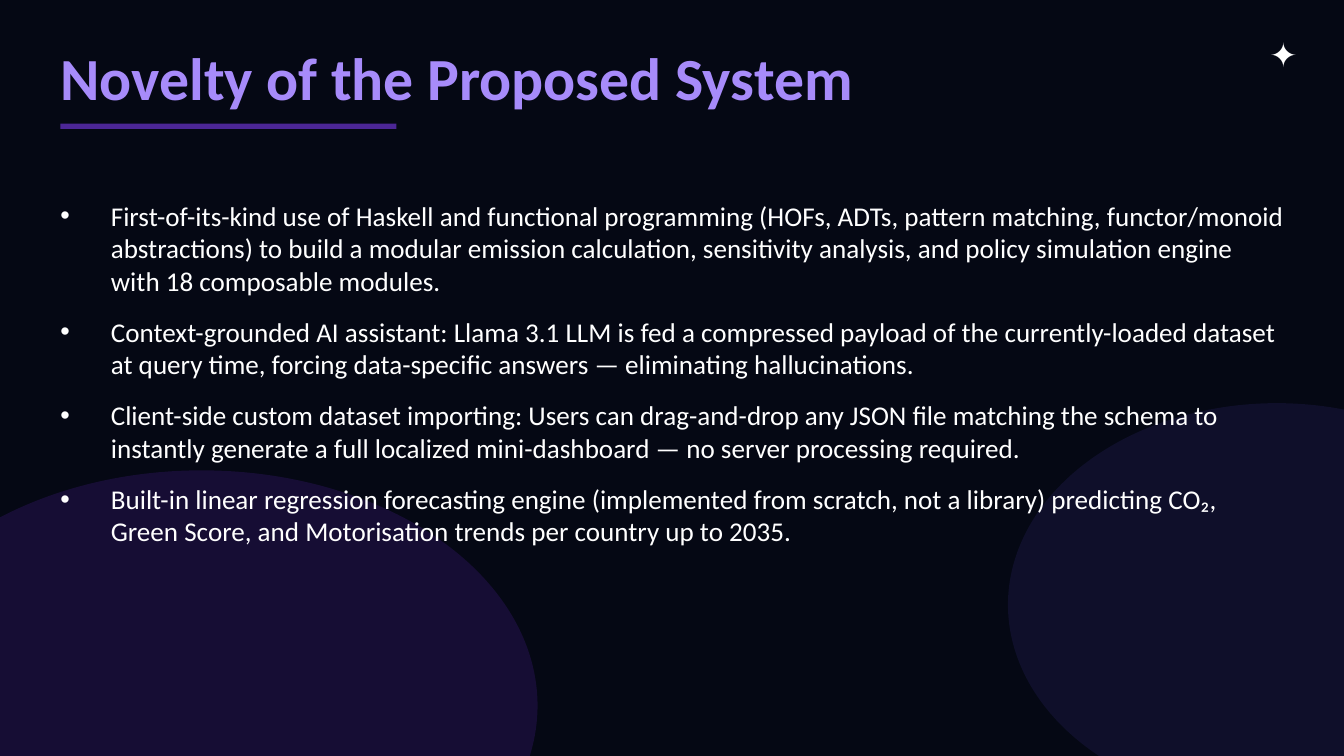
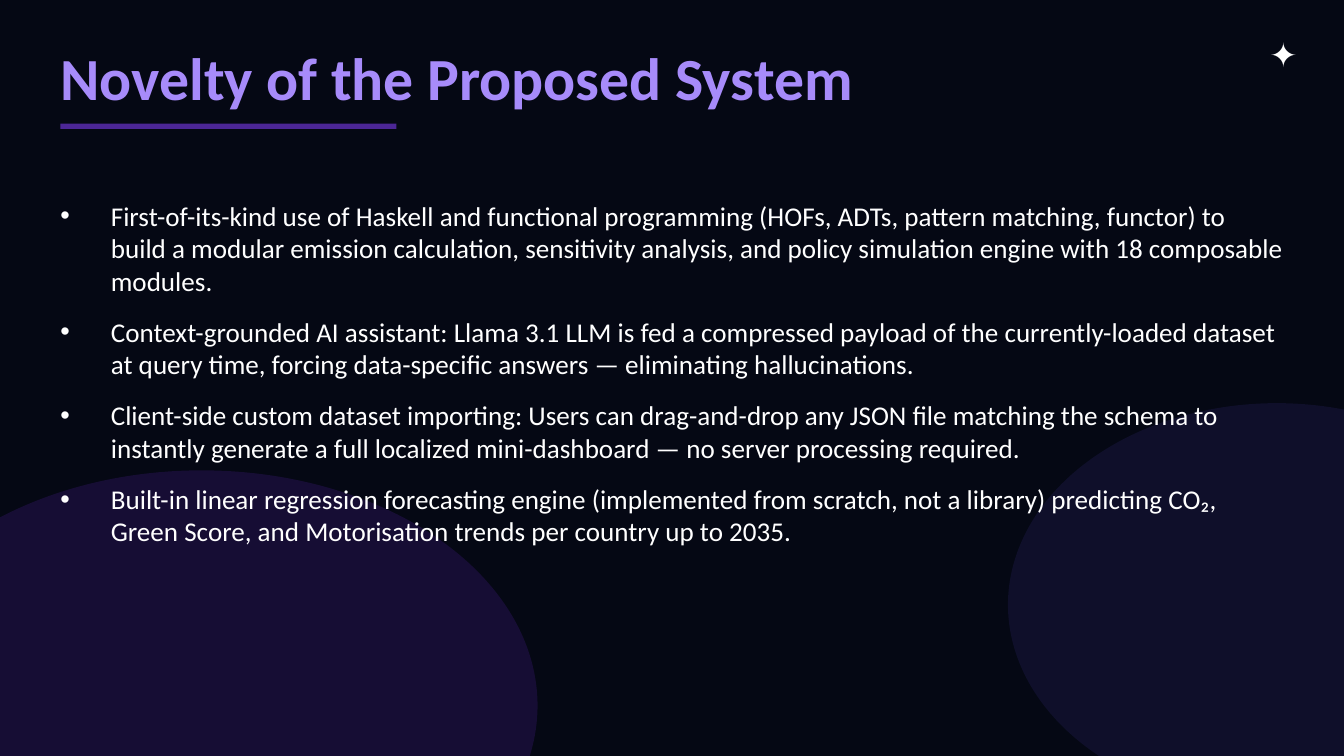
Before and after one commit to Ganath-Avinash/Traffic_Emission_Haskell, a slide deck: slide 9 of documentation/TransportSense_PFL.pptx. Drawn at 1344x756 pixels with LibreOffice and Linux fonts; fonts in the diff are those of the drawing. Boxes give left, top, right and bottom in pixels: in the first picture for what was removed or moved away, otherwise in the second. Text is boxed around its words. In the diff, an @@ line names an element or a change of style, - is before the commit and + after.

```diff
--- a/documentation/TransportSense_PFL.pptx
+++ b/documentation/TransportSense_PFL.pptx
@@ text at <box>111,206,1282,292</box>: text changed @@
-• First-of-its-kind use of Haskell and functional programming (HOFs, ADTs, pattern matching, functor/monoid abstractions) to build a modular emission calculation, sensitivity analysis, and policy simulation engine with 18 composable modules.
+• First-of-its-kind use of Haskell and functional programming (HOFs, ADTs, pattern matching, functor) to build a modular emission calculation, sensitivity analysis, and policy simulation engine with 18 composable modules.
```
Also in this commit, not shown: 2 other slides changed, 2 other files.
